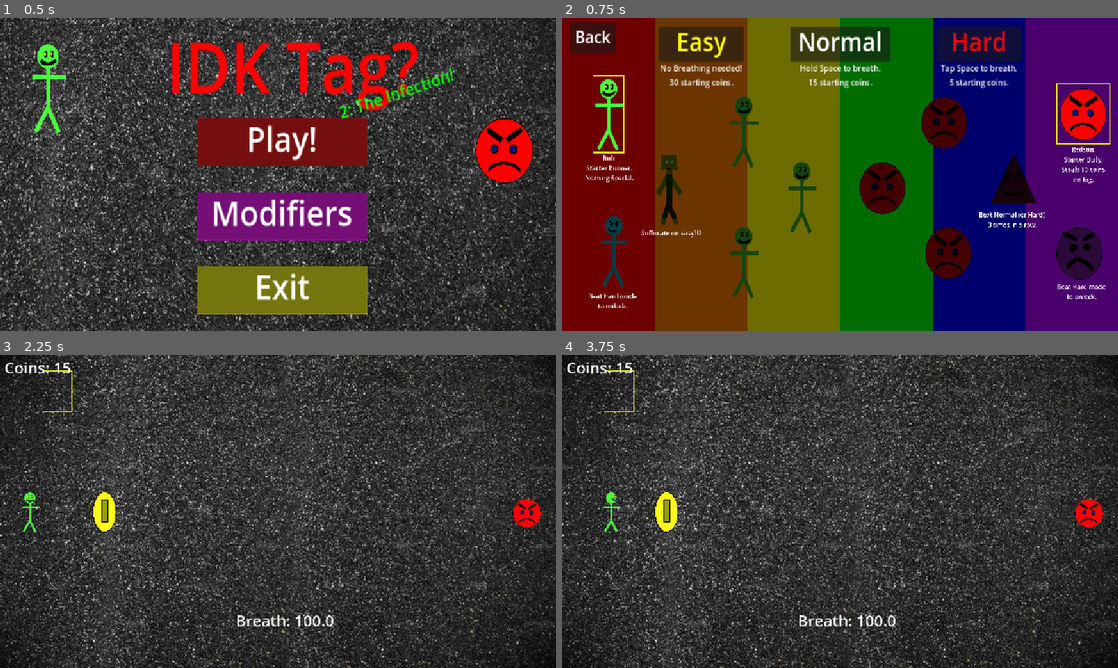
Above: before the commit, frames 1-4 (two rows, left to right).
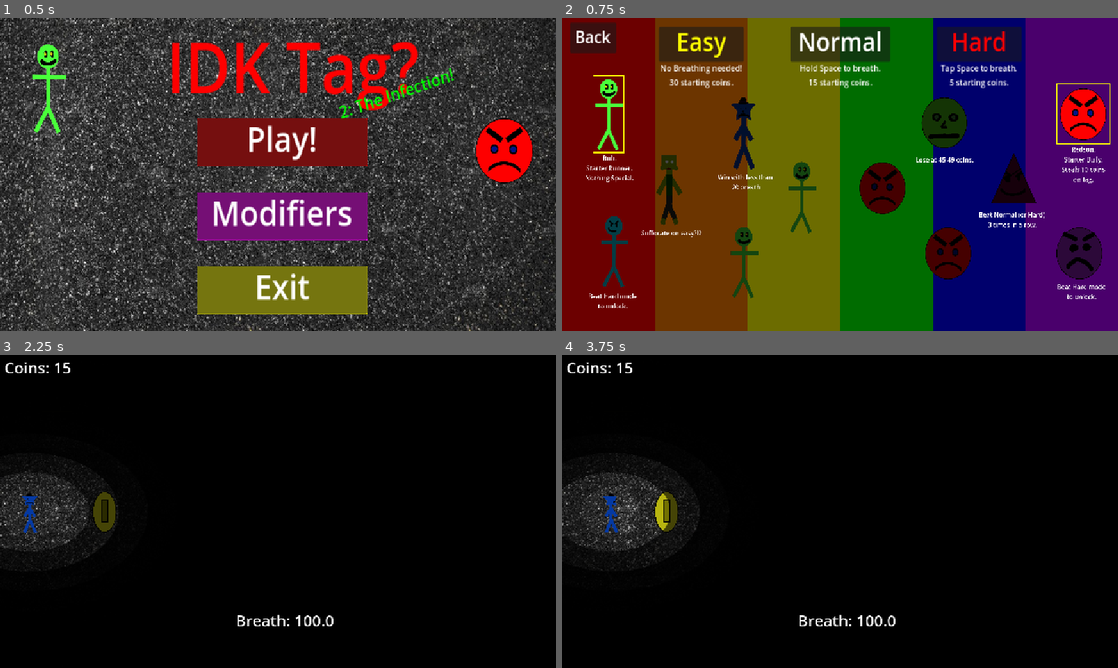
Above: after the commit, the same moments.

Repository: iiAzui/IDK-Tag-2-The-Infection
Game: Godot game, scene res://main_menu.tscn
Same seed, same stepped clock (60 frames per second), same inputs: the game is played once before the commit and once after it.
Inputs (mouse positions are in pixels of both pictures, inside the frame that each line leads up to):
- Up to frame 1 (0.5 s): no input
- Up to frame 2 (0.75 s): click "Modifiers" at 0.5 s
- Up to frame 3 (2.25 s): click "Back" at 1.25 s; click "Play!" at 2 s
- Up to frame 4 (3.75 s): click (1090, 514) at 2.77 s; tap Enter at 3.5 s; hold D (Right) from 3.53 s (still down); hold Space (Breath) from 3.53 s (still down)

Frame 1 is identical in both runs. In frame 2, 1.7% of the frame differs, in the area x 28-74%, y 25-55%; in frame 3, 84%, in the area x 0-100%, y 0-100%; in frame 4, 84%.

Commit message:
Poppy and Jimmy

Diff:
--- a/Bullies/Redson/Redson.tscn
+++ b/Bullies/Redson/Redson.tscn
@@ -24,4 +24,15 @@
 
 [node name="NavigationAgent2D" type="NavigationAgent2D" parent="."]
 
+[node name="JimmyButton" type="Button" parent="."]
+self_modulate = Color(1, 1, 1, 0)
+offset_left = -61.0
+offset_top = -59.0
+offset_right = 58.0
+offset_bottom = 60.0
+
+[node name="JimmyTimer" type="Timer" parent="."]
+one_shot = true
+
 [connection signal="body_entered" from="Area2D" to="." method="_on_area_2d_body_entered"]
+[connection signal="pressed" from="JimmyButton" to="." method="_on_jimmy_button_pressed"]
--- a/Players/player.tscn
+++ b/Players/player.tscn
@@ -1,7 +1,8 @@
-[gd_scene load_steps=4 format=3 uid="uid://h8fuog3yqmwi"]
+[gd_scene load_steps=5 format=3 uid="uid://h8fuog3yqmwi"]
 
 [ext_resource type="Script" uid="uid://crkdj4nepl3tl" path="res://Scripts/player.gd" id="1_jmsna"]
 [ext_resource type="Texture2D" uid="uid://ccuxiimn1ex0e" path="res://Players/Bob/Bob1.png" id="2_yfne6"]
+[ext_resource type="Texture2D" uid="uid://b51lwgquv5vq8" path="res://eyestrain/Untitled.png" id="3_dju3o"]
 
 [sub_resource type="RectangleShape2D" id="RectangleShape2D_6jrls"]
 size = Vector2(192, 524)
@@ -25,3 +26,69 @@
 
 [node name="Timer2" type="Timer" parent="."]
 one_shot = true
+
+[node name="Blindness" type="Node2D" parent="."]
+visible = false
+scale = Vector2(0.5, 0.5)
+
+[node name="Sprite2D" type="Sprite2D" parent="Blindness"]
+self_modulate = Color(1, 1, 1, 0.278431)
+z_index = 4096
+position = Vector2(0, 23.9998)
+scale = Vector2(5, 6.51852)
+texture = ExtResource("3_dju3o")
+
+[node name="Sprite2D2" type="Sprite2D" parent="Blindness"]
+self_modulate = Color(1, 1, 1, 0.627451)
+z_index = 4096
+scale = Vector2(10, 10)
+texture = ExtResource("3_dju3o")
+
+[node name="Sprite2D3" type="Sprite2D" parent="Blindness"]
+self_modulate = Color(1, 1, 1, 0.823529)
+z_index = 4096
+position = Vector2(0, 14.0002)
+scale = Vector2(15, 15.0432)
+texture = ExtResource("3_dju3o")
+
+[node name="Sprite2D4" type="Sprite2D" parent="Blindness"]
+self_modulate = Color(1, 1, 1, 0.823529)
+z_index = 4096
+position = Vector2(0, 14.0002)
+scale = Vector2(20, 20)
+texture = ExtResource("3_dju3o")
+
+[node name="Sprite2D5" type="Sprite2D" parent="Blindness"]
+self_modulate = Color(1, 1, 1, 0.823529)
+z_index = 4096
+position = Vector2(0, 14.0002)
+scale = Vector2(25, 25)
+texture = ExtResource("3_dju3o")
+
+[node name="Sprite2D6" type="Sprite2D" parent="Blindness"]
+self_modulate = Color(1, 1, 1, 0.823529)
+z_index = 4096
+position = Vector2(0, 14.0002)
+scale = Vector2(30, 30)
+texture = ExtResource("3_dju3o")
+
+[node name="Sprite2D7" type="Sprite2D" parent="Blindness"]
+self_modulate = Color(1, 1, 1, 0.823529)
+z_index = 4096
+position = Vector2(0, 14.0002)
+scale = Vector2(40, 40)
+texture = ExtResource("3_dju3o")
+
+[node name="Sprite2D8" type="Sprite2D" parent="Blindness"]
+self_modulate = Color(1, 1, 1, 0.823529)
+z_index = 4096
+position = Vector2(0, 14.0002)
+scale = Vector2(45, 45)
+texture = ExtResource("3_dju3o")
+
+[node name="Sprite2D9" type="Sprite2D" parent="Blindness"]
+self_modulate = Color(1, 1, 1, 0.823529)
+z_index = 4096
+position = Vector2(0, 14.0002)
+scale = Vector2(50, 50)
+texture = ExtResource("3_dju3o")
--- a/Scripts/bully.gd
+++ b/Scripts/bully.gd
@@ -9,12 +9,16 @@
 const bill = preload("res://Bullies/Classic/Bill1.png")
 const c1 = preload("res://Bullies/Clarence/Clarence1.png")
 const c2 = preload("res://Bullies/Clarence/Clarence2.png")
+const j1 = preload("res://Bullies/Jimmy/Jimmy1.png")
+const j2 = preload("res://Bullies/Jimmy/Jimmy2.png")
 
 var chasepos = Vector2(0,0)
 var chasing = false
 var chased = 0
 var rotate = 0
 var nocollid = false
+
+var pause = false
 
 var speed = 250.0
 var start = false
@@ -25,6 +29,9 @@
 			get_node("Sprite2D").texture = bill
 		"Clarence":
 			get_node("Sprite2D").texture = c1
+		"Jimmy":
+			get_node("Sprite2D").texture = j1
+			$JimmyTimer.start(4)
 	await get_tree().create_timer(2).timeout
 	start = true
 
@@ -33,13 +40,33 @@
 
 	if start:
 		if Global.Bully != "Clarence":
+			if $JimmyTimer.is_stopped() and Global.Bully == "Jimmy":
+				get_node("Sprite2D").texture = j2
+				if not pause:
+					match Global.mode:
+						1:
+							speed = 400
+						2:
+							speed = 800
+						3:
+							speed = 1000
+			elif Global.Bully == "Jimmy":
+				get_node("Sprite2D").texture = j1
+				if not pause:
+					match Global.mode:
+						1:
+							speed = 200
+						2:
+							speed = 400
+						3:
+							speed = 500
+
 			if chasing == false:
 				chased += 1
 				chasepos = chase.global_position
 				match Global.Bully:
 					"Redson":
 						get_node("Sprite2D").texture = s1
-						chasing = true
 						if Global.mode == 1:
 							speed = randi_range(300,400)
 						elif Global.mode == 2:
@@ -48,7 +75,6 @@
 							speed = randi_range(480,600)
 					"Bill":
 						get_node("Sprite2D").texture = bill
-						chasing = true
 						match Global.mode:
 							1:
 								speed = 0 + position.distance_to(chasepos) + randi_range(-150,50)
@@ -58,8 +84,7 @@
 								speed = 225 + position.distance_to(chasepos) + randi_range(-50,200)
 						chasepos.x += randi_range(-200,200)
 						chasepos.y += randi_range(-100,100)
-
-
+			chasing = true
 			position += position.direction_to(chasepos) * speed * delta
 			if position.distance_to(chasepos) < 30:
 				chasing = false
@@ -112,6 +137,19 @@
 								rotate += 1
 							else:
 								chasing = false
+								chased = 0
+								rotate = 0
+								nocollid = false
+					"Jimmy":
+						if chased > 0:
+							pause = true
+							chasing = true
+							speed = 0
+							if rotate < 10:
+								rotate += 1
+							else:
+								chasing = false
+								pause = false
 								chased = 0
 								rotate = 0
 								nocollid = false
@@ -150,7 +188,7 @@
 		chasepos = position
 		if Global.Bully == "Redson":
 			Global.score -= 10
-		elif Global.Bully == "Bill":
+		elif Global.Bully == "Bill" or Global.Bully == "Jimmy":
 			if Global.Player == "Paul":
 				Global.rebirth = true
 				var index = 0
@@ -188,3 +226,9 @@
 				nocollid = false
 				rotate = -200
 		chased += 20
+
+
+func _on_jimmy_button_pressed() -> void:
+	if Global.Bully == "Jimmy":
+		Global.breath -= 5
+		$JimmyTimer.start(2)
--- a/Scripts/coin.gd
+++ b/Scripts/coin.gd
@@ -21,7 +21,7 @@
 
 func _on_area_2d_body_entered(body: Node2D) -> void:
 	if body.name == "Player":
-		Global.score += randi_range(1,4-Global.mode)
+		Global.score += randi_range(1*Global.scoreup,(4-Global.mode)*Global.scoreup)
 		self.position = get_node("CoinBox").global_position
 		xrange = randi_range(-1000,1000)
 		yrange = randi_range(-600,600)
--- a/Scripts/inbetween.gd
+++ b/Scripts/inbetween.gd
@@ -4,9 +4,11 @@
 
 var Conner = preload("res://Players/Conner/Conner1.png")
 var Paul = preload("res://Players/Paul/Paul1.png")
+var Poppy = preload("res://Players/Poppy/Poppy1.png")
 
 const Bill = preload("res://Bullies/Classic/Bill1.png")
 const Clarence = preload("res://Bullies/Clarence/Clarence1.png")
+const Jimmy = preload("res://Bullies/Jimmy/Jimmy1.png")
 
 const SAVE = "user://save.save"
 # Called when the node enters the scene tree for the first time.
@@ -30,7 +32,10 @@
 					Global.Unlocks[8] = 1
 					unlocked("Clarence",Clarence)
 					await goahead
-
+			if Global.breath < 20 and Global.Unlocks[3] == 0:
+				Global.Unlocks[3] = 1
+				unlocked("Poppy",Poppy)
+				await goahead
 
 		2:
 			get_node("You Win").visible = false
@@ -38,6 +43,10 @@
 			get_node("Suffocate").visible = false
 			get_node("Tagged").visible = false
 			Global.nrmwins = 0
+			if Global.score >= 45 and Global.Unlocks[9] == 0:
+				Global.Unlocks[9] = 1
+				unlocked("Jimmy",Jimmy)
+				await goahead
 
 
 		3:
@@ -50,17 +59,24 @@
 				unlocked("Paul",Paul)
 				await goahead
 			Global.nrmwins = 0
+			if Global.score >= 45 and Global.Unlocks[9] == 0:
+				Global.Unlocks[9] = 1
+				unlocked("Jimmy",Jimmy)
+				await goahead
 		4:
 			get_node("You Win").visible = false
 			get_node("You Lost").visible = false
 			get_node("Suffocate").visible = false
 			get_node("Tagged").visible = true
 			Global.nrmwins = 0
+			if Global.score >= 45 and Global.Unlocks[9] == 0:
+				Global.Unlocks[9] = 1
+				unlocked("Jimmy",Jimmy)
+				await goahead
+
 	var file = FileAccess.open(SAVE, FileAccess.WRITE)
 	file.store_var(Global.Unlocks)
 	file.close()
-
-
 
 func _on_play_again_pressed() -> void:
 	if Global.rebirth == true:
@@ -68,12 +84,9 @@
 		Global.rebirth = false
 	get_tree().change_scene_to_file("res://BaseLevel.tscn")
 
-
 func _on_menu_pressed() -> void:
 	Global.rebirth = false
 	get_tree().change_scene_to_file("res://main_menu.tscn")
-
-
 
 func _on_quit_pressed() -> void:
 	Global.rebirth = false
--- a/Scripts/main_menu.gd
+++ b/Scripts/main_menu.gd
@@ -1,7 +1,7 @@
 extends Node2D
 
 const SAVE = "user://save.save"
-var unlocks = [preload("res://Players/Bob/Bob1.png"),preload("res://Players/Conner/Conner1.png"),preload("res://Players/Paul/Paul1.png"),"4","5","6",preload("res://Bullies/Redson/Redson1.png"),preload("res://Bullies/Classic/Bill1.png"),preload("res://Bullies/Clarence/Clarence1.png"),"10","11","12"]
+var unlocks = [preload("res://Players/Bob/Bob1.png"),preload("res://Players/Conner/Conner1.png"),preload("res://Players/Paul/Paul1.png"),preload("res://Players/Poppy/Poppy1.png"),"5","6",preload("res://Bullies/Redson/Redson1.png"),preload("res://Bullies/Classic/Bill1.png"),preload("res://Bullies/Clarence/Clarence1.png"),preload("res://Bullies/Jimmy/Jimmy1.png"),"11","12"]
 var used = [0,0,0,0,0,0]
 var pused = [0,0,0,0,0,0]
 var index = 0
@@ -13,7 +13,7 @@
 		for thing in file.get_var():
 			Global.Unlocks[index] = thing
 			index += 1
-		#Global.Unlocks = [1,0,0,0,0,0,1,0,0,0,0,0]
+		Global.Unlocks = [1,0,0,0,0,0,1,0,0,0,0,0]
 		file.close()
 
 	else:
--- a/Scripts/player.gd
+++ b/Scripts/player.gd
@@ -15,6 +15,10 @@
 var p1 = preload("res://Players/Paul/Paul1.png")
 var p2 = preload("res://Players/Paul/Paul2.png")
 var p3 = preload("res://Players/Paul/Paul3.png")
+
+var pop1 = preload("res://Players/Poppy/Poppy1.png")
+var pop2 = preload("res://Players/Poppy/Poppy2.png")
+var pop3 = preload("res://Players/Poppy/Poppy3.png")
 
 var speed = 400.0
 var breathingdivide = 1
@@ -22,6 +26,8 @@
 var breathingadd = 0
 var breathingsubtract = 0
 var breathup = 0
+
+
 
 var unlocks = Global.unlocksname
 var currentunlocked = []
@@ -59,7 +65,11 @@
 			get_node("Sprite2D").texture = p1
 			speed = 400
 			breathingadd = 3
-
+		"Poppy":
+			get_node("Sprite2D").texture = pop1
+			speed = 400
+			$Blindness.visible = true
+			Global.scoreup = 2
 
 func _physics_process(delta: float) -> void:
 	if firsttime == true:
@@ -197,6 +207,17 @@
 				get_node("Sprite2D").flip_h = true
 			elif directionX > 0:
 				get_node("Sprite2D").texture = p2
+				get_node("Sprite2D").flip_h = false
+		"Poppy":
+			if directionY < 0:
+				get_node("Sprite2D").texture = pop3
+			elif directionY > 0:
+				get_node("Sprite2D").texture = pop1
+			elif directionX < 0:
+				get_node("Sprite2D").texture = pop2
+				get_node("Sprite2D").flip_h = true
+			elif directionX > 0:
+				get_node("Sprite2D").texture = pop2
 				get_node("Sprite2D").flip_h = false
 
 
--- a/Scripts/settings.gd
+++ b/Scripts/settings.gd
@@ -79,7 +79,9 @@
 
 
 func _on_4_bttn_pressed() -> void:
-	pass # Replace with function body.
+	Global.Player = "Poppy"
+	%PB.position = get_node("Poppy").position
+	Global.PBPos = %PB.position
 
 
 func _on_5_bttn_pressed() -> void:
@@ -107,7 +109,9 @@
 
 
 func _on_10_bttn_pressed() -> void:
-	pass # Replace with function body.
+	Global.Bully = "Jimmy"
+	%BB.position = get_node("Jimmy").position
+	Global.BBPos = %BB.position
 
 
 func _on_11_bttn_pressed() -> void:
--- a/global.gd
+++ b/global.gd
@@ -5,15 +5,17 @@
 var winlose = 0
 var breath = 100
 var Bully = "Redson"
-var Player = "Bob"
+var Player = "Poppy"
 var nrmwins = 0
+
+var scoreup = 1
 
 var rebirth = false
 
 var PBPos = Vector2(96,176)
 var BBPos = Vector2(1080,176)
 
-var unlocksname = ["Bob","Conner","Paul","4","5","6","Redson","Bill","Clarence","10","11","12"]
+var unlocksname = ["Bob","Conner","Paul","Poppy","5","6","Redson","Bill","Clarence","Jimmy","11","12"]
 
 var Unlocks = [1,0,0,0,0,0,1,0,0,0,0,0]
-#Runners:Bob Conner Paul 4 5 6 Bullies:Redson Bill Clarence 4 5 6
+#Runners:Bob Conner Paul Poppy 5 6 Bullies:Redson Bill Clarence Jimmy 5 6
--- a/project.godot
+++ b/project.godot
@@ -34,6 +34,17 @@
 
 [input]
 
+ui_accept={
+"deadzone": 0.5,
+"events": [Object(InputEventKey,"resource_local_to_scene":false,"resource_name":"","device":0,"window_id":0,"alt_pressed":false,"shift_pressed":false,"ctrl_pressed":false,"meta_pressed":false,"pressed":false,"keycode":4194309,"physical_keycode":0,"key_label":0,"unicode":0,"location":0,"echo":false,"script":null)
+, Object(InputEventKey,"resource_local_to_scene":false,"resource_name":"","device":0,"window_id":0,"alt_pressed":false,"shift_pressed":false,"ctrl_pressed":false,"meta_pressed":false,"pressed":false,"keycode":4194310,"physical_keycode":0,"key_label":0,"unicode":0,"location":0,"echo":false,"script":null)
+]
+}
+ui_select={
+"deadzone": 0.5,
+"events": [Object(InputEventJoypadButton,"resource_local_to_scene":false,"resource_name":"","device":0,"button_index":3,"pressure":0.0,"pressed":false,"script":null)
+]
+}
 Left={
 "deadzone": 0.2,
 "events": [Object(InputEventKey,"resource_local_to_scene":false,"resource_name":"","device":-1,"window_id":0,"alt_press …(191 unchanged characters)…
--- a/settings.tscn
+++ b/settings.tscn
@@ -7,7 +7,9 @@
 [ext_resource type="Texture2D" uid="uid://c02jj0nfvgp7w" path="res://Players/Paul/Paul1.png" id="4_3lj6o"]
 [ext_resource type="Texture2D" uid="uid://c563756r5mpl0" path="res://coinjunk/coinbox.png" id="4_71mqq"]
 [ext_resource type="Texture2D" uid="uid://stef01v4wmxx" path="res://Bullies/Classic/Bill1.png" id="4_cj1lu"]
+[ext_resource type="Texture2D" uid="uid://brc8f8pswhqo6" path="res://Players/Poppy/Poppy1.png" id="5_ohexs"]
 [ext_resource type="Texture2D" uid="uid://dlmwxntqig3io" path="res://Bullies/Clarence/Clarence1.png" id="6_3j6r5"]
+[ext_resource type="Texture2D" uid="uid://dswm7avlf70o1" path="res://Bullies/Jimmy/Jimmy1.png" id="8_6mhpt"]
 
 [sub_resource type="LabelSettings" id="LabelSettings_jwo76"]
 font_size = 48
@@ -21,6 +23,9 @@
 [sub_resource type="LabelSettings" id="LabelSettings_ohexs"]
 font_size = 64
 
+[sub_resource type="LabelSettings" id="LabelSettings_82xqq"]
+font_size = 64
+
 [sub_resource type="LabelSettings" id="LabelSettings_3lj6o"]
 font_size = 64
 
@@ -28,6 +33,9 @@
 font_size = 58
 
 [sub_resource type="LabelSettings" id="LabelSettings_71mqq"]
+font_size = 64
+
+[sub_resource type="LabelSettings" id="LabelSettings_1k4ii"]
 font_size = 64
 
 [sub_resource type="LabelSettings" id="LabelSettings_gc0em"]
@@ -202,9 +210,9 @@
 
 [node name="Label" type="Label" parent="Conner"]
 offset_left = -480.0
-offset_top = 345.0
+offset_top = 355.0
 offset_right = 500.0
-offset_bottom = 615.0
+offset_bottom = 716.0
 text = "Conner.
 Sprinter.
 Fast but can only go 1 direction.
@@ -213,7 +221,6 @@
 horizontal_alignment = 1
 
 [node name="UnlockText" type="Label" parent="Conner"]
-visible = false
 offset_left = -265.0
 offset_top = 370.0
 offset_right = 239.0
@@ -238,6 +245,7 @@
 offset_bottom = 360.0
 
 [node name="Label" type="Label" parent="Paul"]
+visible = false
 offset_left = -395.0
 offset_top = 365.0
 offset_right = 359.0
@@ -249,7 +257,6 @@
 horizontal_alignment = 1
 
 [node name="UnlockText" type="Label" parent="Paul"]
-visible = false
 offset_left = -300.0
 offset_top = 370.0
 offset_right = 320.0
@@ -257,33 +264,40 @@
 text = "Suffocate on easy?!?"
 label_settings = SubResource("LabelSettings_ohexs")
 
-[node name="4" type="Sprite2D" parent="."]
+[node name="Poppy" type="Sprite2D" parent="."]
 self_modulate = Color(0.270588, 0.270588, 0.270588, 1)
 position = Vector2(376, 208)
 scale = Vector2(0.2, 0.2)
-texture = ExtResource("2_gc0em")
-
-[node name="4Bttn" type="Button" parent="4"]
-self_modulate = Color(1, 1, 1, 0)
-offset_left = -160.0
-offset_top = -360.0
-offset_right = 160.0
-offset_bottom = 360.0
-
-[node name="Label" type="Label" parent="4"]
-offset_left = -240.0
-offset_top = 360.0
-offset_right = 219.0
-offset_bottom = 539.0
-text = "Bob.
-Starter Runner.
-Nothing Special."
-label_settings = SubResource("LabelSettings_3j6r5")
-horizontal_alignment = 1
-
-[node name="UnlockText" type="Label" parent="4"]
-offset_right = 40.0
-offset_bottom = 23.0
+texture = ExtResource("5_ohexs")
+
+[node name="PoppyBttn" type="Button" parent="Poppy"]
+self_modulate = Color(1, 1, 1, 0)
+offset_left = -160.0
+offset_top = -360.0
+offset_right = 160.0
+offset_bottom = 360.0
+
+[node name="Label" type="Label" parent="Poppy"]
+visible = false
+offset_left = -250.0
+offset_top = 385.0
+offset_right = 257.0
+offset_bottom = 655.0
+text = "Poppy.
+Nerd.
+Lost her glasses."
+label_settings = SubResource("LabelSettings_3j6r5")
+horizontal_alignment = 1
+
+[node name="UnlockText" type="Label" parent="Poppy"]
+offset_left = -415.0
+offset_top = 375.0
+offset_right = 465.0
+offset_bottom = 554.0
+text = "Win with less than
+20 breath"
+label_settings = SubResource("LabelSettings_82xqq")
+horizontal_alignment = 1
 
 [node name="5" type="Sprite2D" parent="."]
 self_modulate = Color(0.270588, 0.270588, 0.270588, 1)
@@ -422,9 +436,9 @@
 
 [node name="Label" type="Label" parent="Clarence"]
 offset_left = -395.0
-offset_top = 270.0
+offset_top = 295.0
 offset_right = 377.0
-offset_bottom = 904.0
+offset_bottom = 929.0
 text = "Clarence.
 More direct chasing.
 Choking mode activates
@@ -436,7 +450,6 @@
 horizontal_alignment = 1
 
 [node name="UnlockText" type="Label" parent="Clarence"]
-visible = false
 offset_left = -365.0
 offset_top = 280.0
 offset_right = 329.0
@@ -446,20 +459,55 @@
 label_settings = SubResource("LabelSettings_71mqq")
 horizontal_alignment = 1
 
-[node name="10" type="Sprite2D" parent="."]
+[node name="Jimmy" type="Sprite2D" parent="."]
 self_modulate = Color(0.270588, 0.270588, 0.270588, 1)
 position = Vector2(792, 192)
 scale = Vector2(0.2, 0.2)
+texture = ExtResource("8_6mhpt")
+
+[node name="JimmyBttn" type="Button" parent="Jimmy"]
+self_modulate = Color(1, 1, 1, 0)
+offset_left = -240.0
+offset_top = -245.0
+offset_right = 235.0
+offset_bottom = 245.0
+
+[node name="Label" type="Label" parent="Jimmy"]
+visible = false
+offset_left = -320.0
+offset_top = 305.0
+offset_right = 330.0
+offset_bottom = 666.0
+text = "Jimmy.
+Anger Issues.
+Click him to stop him
+from going beserk.
+INSTANT LOSE ON TAG."
+label_settings = SubResource("LabelSettings_3j6r5")
+horizontal_alignment = 1
+
+[node name="UnlockText" type="Label" parent="Jimmy"]
+offset_left = -300.0
+offset_top = 295.0
+offset_right = 299.0
+offset_bottom = 383.0
+text = "Lose at 45-49 coins."
+label_settings = SubResource("LabelSettings_1k4ii")
+
+[node name="11" type="Sprite2D" parent="."]
+self_modulate = Color(0.270588, 0.270588, 0.270588, 1)
+position = Vector2(800, 432)
+scale = Vector2(0.2, 0.2)
 texture = ExtResource("3_cj1lu")
 
-[node name="10Bttn" type="Button" parent="10"]
-self_modulate = Color(1, 1, 1, 0)
-offset_left = -160.0
-offset_top = -360.0
-offset_right = 160.0
-offset_bottom = 360.0
-
-[node name="Label" type="Label" parent="10"]
+[node name="11Bttn" type="Button" parent="11"]
+self_modulate = Color(1, 1, 1, 0)
+offset_left = -160.0
+offset_top = -360.0
+offset_right = 160.0
+offset_bottom = 360.0
+
+[node name="Label" type="Label" parent="11"]
 offset_left = -240.0
 offset_top = 360.0
 offset_right = 219.0
@@ -470,24 +518,24 @@
 label_settings = SubResource("LabelSettings_3j6r5")
 horizontal_alignment = 1
 
-[node name="UnlockText" type="Label" parent="10"]
+[node name="UnlockText" type="Label" parent="11"]
 offset_right = 40.0
 offset_bottom = 23.0
 
-[node name="11" type="Sprite2D" parent="."]
-self_modulate = Color(0.270588, 0.270588, 0.270588, 1)
-position = Vector2(800, 432)
+[node name="12" type="Sprite2D" parent="."]
+self_modulate = Color(0.270588, 0.270588, 0.270588, 1)
+position = Vector2(664, 312)
 scale = Vector2(0.2, 0.2)
 texture = ExtResource("3_cj1lu")
 
-[node name="11Bttn" type="Button" parent="11"]
-self_modulate = Color(1, 1, 1, 0)
-offset_left = -160.0
-offset_top = -360.0
-offset_right = 160.0
-offset_bottom = 360.0
-
-[node name="Label" type="Label" parent="11"]
+[node name="12Bttn" type="Button" parent="12"]
+self_modulate = Color(1, 1, 1, 0)
+offset_left = -160.0
+offset_top = -360.0
+offset_right = 160.0
+offset_bottom = 360.0
+
+[node name="Label" type="Label" parent="12"]
 offset_left = -240.0
 offset_top = 360.0
 offset_right = 219.0
@@ -498,34 +546,6 @@
 label_settings = SubResource("LabelSettings_3j6r5")
 horizontal_alignment = 1
 
-[node name="UnlockText" type="Label" parent="11"]
-offset_right = 40.0
-offset_bottom = 23.0
-
-[node name="12" type="Sprite2D" parent="."]
-self_modulate = Color(0.270588, 0.270588, 0.270588, 1)
-position = Vector2(664, 312)
-scale = Vector2(0.2, 0.2)
-texture = ExtResource("3_cj1lu")
-
-[node name="12Bttn" type="Button" parent="12"]
-self_modulate = Color(1, 1, 1, 0)
-offset_left = -160.0
-offset_top = -360.0
-offset_right = 160.0
-offset_bottom = 360.0
-
-[node name="Label" type="Label" parent="12"]
-offset_left = -240.0
-offset_top = 360.0
-offset_right = 219.0
-offset_bottom = 539.0
-text = "Bob.
-Starter Runner.
-Nothing Special."
-label_settings = SubResource("LabelSettings_3j6r5")
-horizontal_alignment = 1
-
 [node name="UnlockText" type="Label" parent="12"]
 offset_right = 40.0
 offset_bottom = 23.0
@@ -563,13 +583,13 @@
 [connection signal="pressed" from="Bob/BobBttn" to="." method="_on_bob_bttn_pressed"]
 [connection signal="pressed" from="Conner/ConnerBttn" to="." method="_on_2_bttn_pressed"]
 [connection signal="pressed" from="Paul/PaulBttn" to="." method="_on_3_bttn_pressed"]
-[connection signal="pressed" from="4/4Bttn" to="." method="_on_4_bttn_pressed"]
+[connection signal="pressed" from="Poppy/PoppyBttn" to="." method="_on_4_bttn_pressed"]
 [connection signal="pressed" from="5/5Bttn" to="." method="_on_5_bttn_pressed"]
 [connection signal="pressed" from="6/6Bttn" to="." method="_on_6_bttn_pressed"]
 [connection signal="pressed" from="Redson/RedsonBttn" to="." method="_on_redson_bttn_pressed"]
 [connection signal="pressed" from="Bill/BillBttn" to="." method="_on_bill_bttn_pressed"]
 [connection signal="pressed" from="Clarence/ClarenceBttn" to="." method="_on_9_bttn_pressed"]
-[connection signal="pressed" from="10/10Bttn" to="." method="_on_10_bttn_pressed"]
+[connection signal="pressed" from="Jimmy/JimmyBttn" to="." method="_on_10_bttn_pressed"]
 [connection signal="pressed" from="11/11Bttn" to="." method="_on_11_bttn_pressed"]
 [connection signal="pressed" from="12/12Bttn" to="." method="_on_12_bttn_pressed"]
 [connection signal="pressed" from="back" to="." method="_on_back_pressed"]
Binary file added: Bullies/Jimmy/Jimmy1.png
Not shown, added: Bullies/Jimmy/Jimmy1.png.import
Binary file added: Bullies/Jimmy/Jimmy2.png
Not shown, added: Bullies/Jimmy/Jimmy2.png.import
Binary file added: Players/Poppy/Poppy1.png
Not shown, added: Players/Poppy/Poppy1.png.import
Binary file added: Players/Poppy/Poppy2.png
Not shown, added: Players/Poppy/Poppy2.png.import
Binary file added: Players/Poppy/Poppy3.png
Not shown, added: Players/Poppy/Poppy3.png.import
Binary file added: eyestrain/Blindness.png
Not shown, added: eyestrain/Blindness.png.import
(and 6 more such lines)
